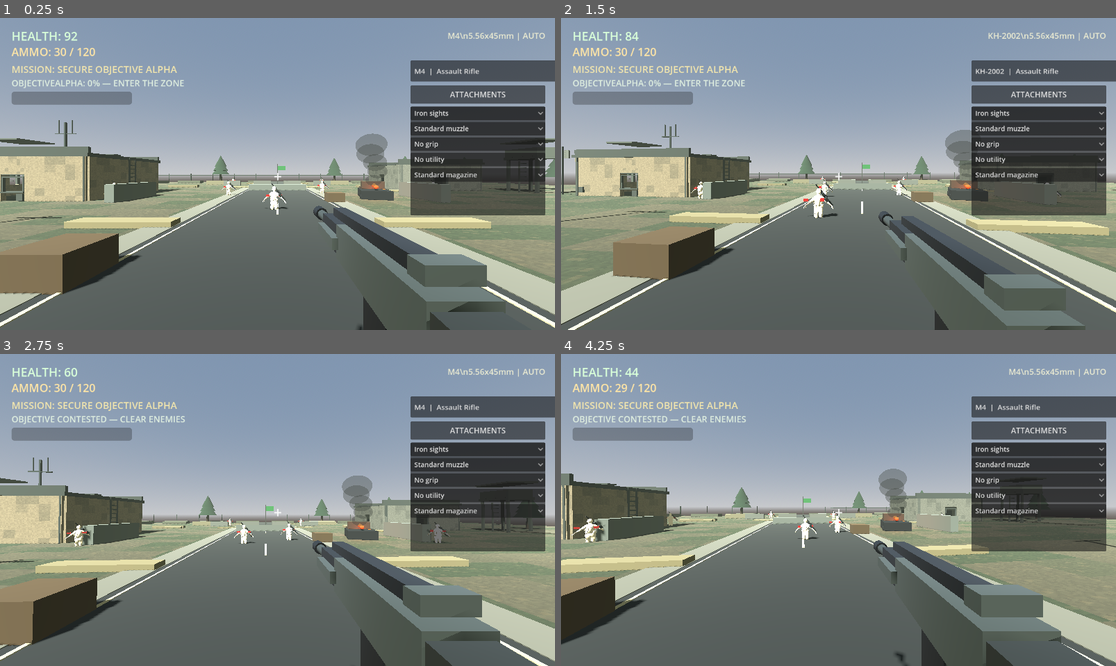
Above: before the commit, frames 1-4 (two rows, left to right).
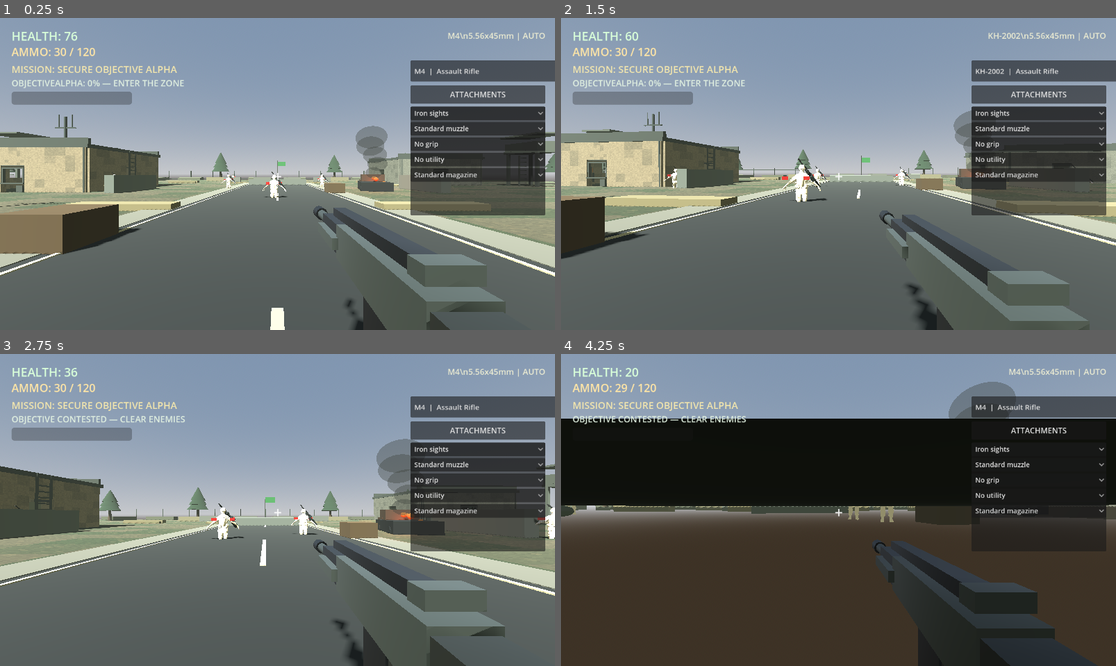
Above: after the commit, the same moments.

Repository: leefortine86-eng/Hunger-For-War
Game: Godot game, scene res://scenes/main.tscn
Same seed, same stepped clock (60 frames per second), same inputs: the game is played once before the commit and once after it.
Inputs (mouse positions are in pixels of both pictures, inside the frame that each line leads up to):
- Up to frame 1 (0.25 s): no input
- Up to frame 2 (1.5 s): tap Enter at 0.5 s; move the mouse to (866, 174) at 0.52 s; hold W (move_forward) from 0.53 s (still down); tap R at 0.6 s; click (866, 174) at 0.67 s; tap Space at 0.77 s; move the mouse to (810, 174) at 1.27 s; tap Q at 1.35 s
- Up to frame 3 (2.75 s): keep holding W (move_forward); tap Space at 1.52 s; move the mouse to (288, 503) at 2.02 s; tap E at 2.1 s
- Up to frame 4 (4.25 s): keep holding W (move_forward); move the mouse to (832, 516) at 2.77 s; tap Shift at 2.85 s; click (832, 516) at 2.92 s; tap Space at 3.02, 3.77 s; move the mouse to (877, 513) at 3.52 s; hold Z from 3.53 s (still down)

The runs differ from the first frame. In frame 1, 20% of the frame differs, in the area x 0-100%, y 4-100%; in frame 2, 26%; in frame 3, 25%; in frame 4, 75%.
Error before the commit: Attempt to call function 'physics_step' in base 'null instance' on a null instance. (res://scripts/player.gd:529)

Commit message:
Wire tactical player controller into player scene

Diff:
--- a/scenes/player.tscn
+++ b/scenes/player.tscn
@@ -1,10 +1,11 @@
 
-[gd_scene load_steps=6 format=3]
+[gd_scene load_steps=7 format=3]
 
 [ext_resource type="Script" path="res://scripts/player.gd" id="1"]
 [ext_resource type="Script" path="res://scripts/weapon.gd" id="2"]
 [ext_resource type="Script" path="res://scripts/player_movement.gd" id="3"]
 [ext_resource type="Script" path="res://scripts/player_camera_rig.gd" id="4"]
+[ext_resource type="Script" path="res://scripts/player_controller.gd" id="5"]
 
 [sub_resource type="CapsuleShape3D" id="CapsuleShape"]
 radius = 0.4
@@ -15,6 +16,9 @@
 
 [node name="Movement" type="Node" parent="."]
 script = ExtResource("3")
+
+[node name="Controller" type="Node" parent="."]
+script = ExtResource("5")
 
 [node name="CollisionShape3D" type="CollisionShape3D" parent="."]
 shape = SubResource("CapsuleShape")
